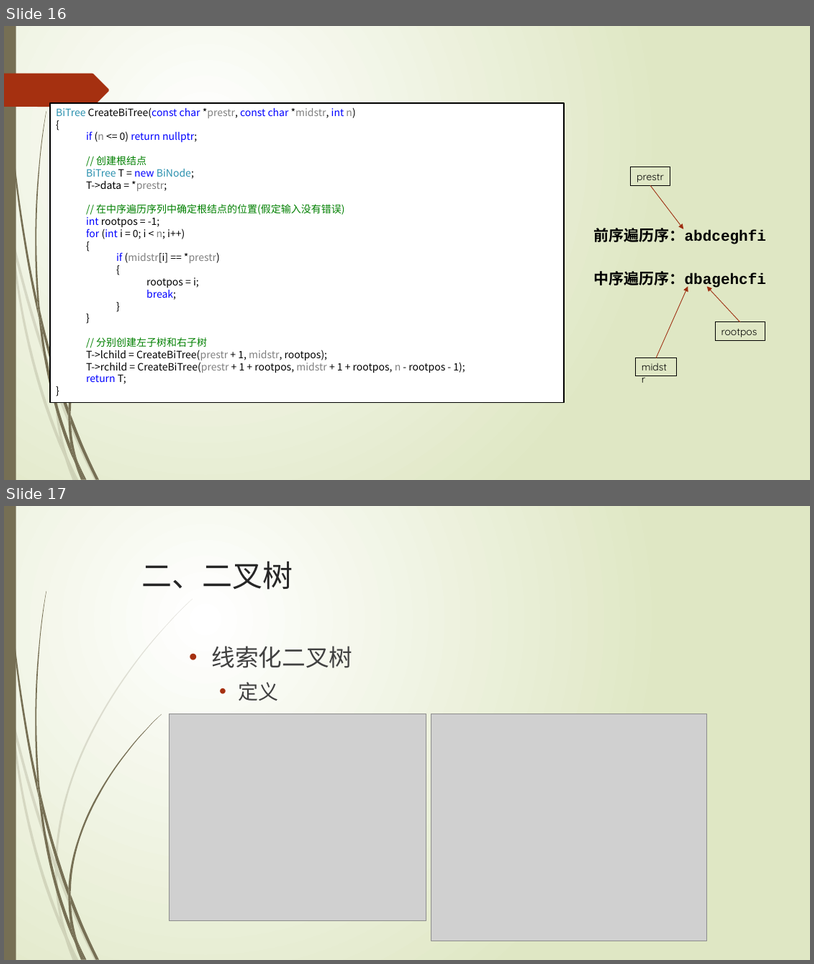
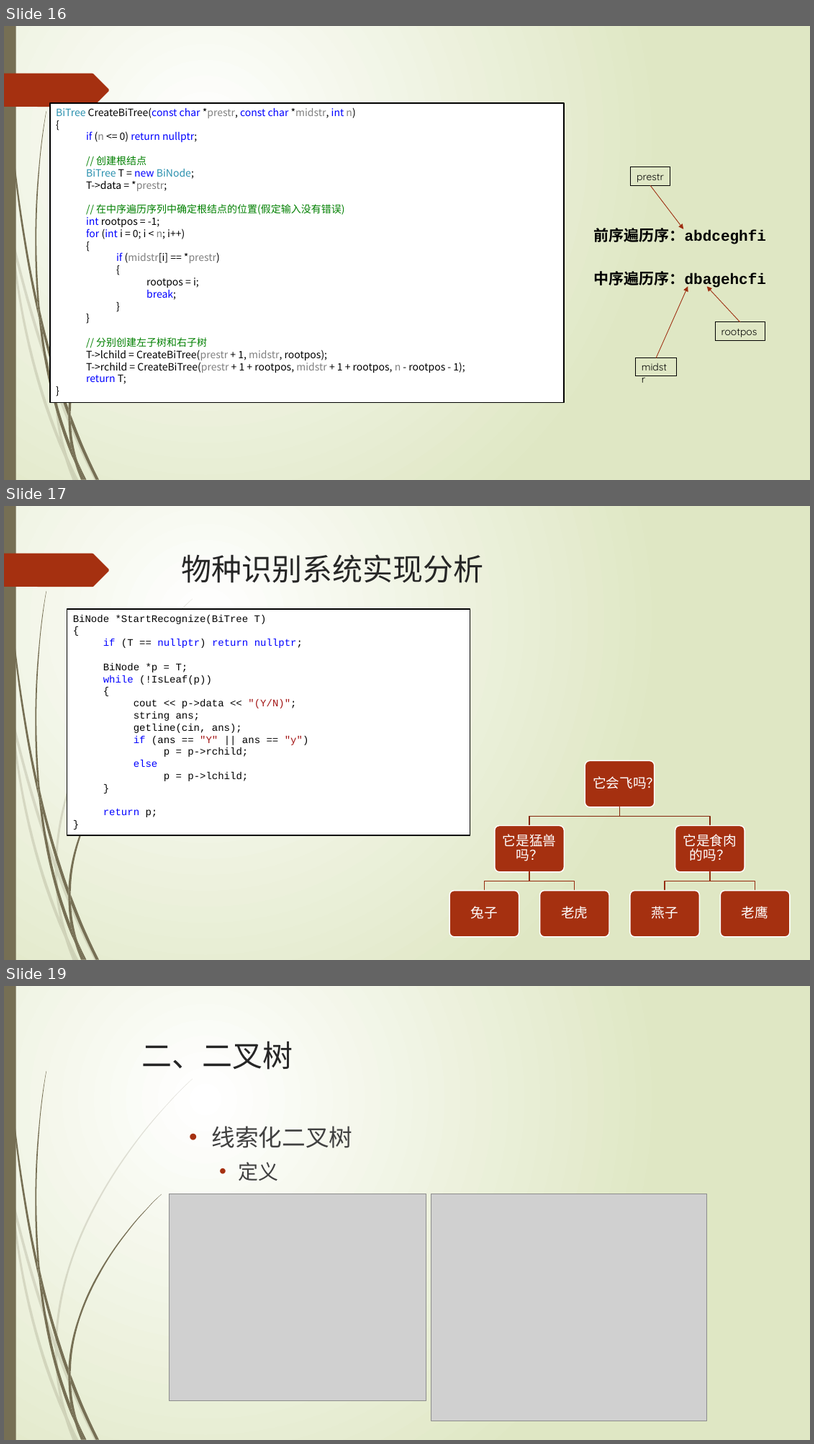
Before and after one commit to TeacherPeng/Datastruct, a slide deck: 教案/第06章 树、二叉树和森林.pptx. Shown one above the other, each under a label of ours: slides 16 and 17 before the commit, slides 16, 17 and 19 after it; the slides between them are not shown. The pictures are 814x964 and 814x1444 pixels, drawn with LibreOffice and Linux fonts; fonts in the diff are those of the drawing; grey boxes stand for pictures. Boxes give left, top, right and bottom in pixels: in the first picture for what was removed or moved away, otherwise in the second. Text is boxed around its words. In the diff, an @@ line names an element or a change of style, - is before the commit and + after.

Commit message:
教案中加入物种识别系统的分析

```diff
--- a/教案/第06章 树、二叉树和森林.pptx
+++ b/教案/第06章 树、二叉树和森林.pptx
@@ slide 17 added at bbox=[4, 506, 810, 960], background gradient #FFFFFF to #DFE8C4; not listed: 24 template elements that a slide beside it also shows @@
@@ title added at bbox=[182, 554, 484, 583], 36 pt, text #262626 @@
+物种识别系统实现分析
@@ rectangle added at bbox=[67, 609, 471, 835], fill #FFFFFF, outline #000000 1.25 pt, 12 pt, text #000000 @@
+BiNode *StartRecognize(BiTree T)
+{
+  if (T == nullptr) return nullptr;
+  BiNode *p = T;
+  while (!IsLeaf(p))
+  {
+    cout << p->data << "(Y/N)";
+    string ans;
+    getline(cin, ans);
+    if (ans == "Y" || ans == "y")
+    p = p->rchild;
+    else
+    p = p->lchild;
+  }
+  return p;
+}
@@ group added at bbox=[450, 761, 790, 937]: 7 rounded rectangles, 7 texts, 6 freeform shapes @@
+它会飞吗？
+它是猛兽吗？
+兔子
+老虎
+它是食肉的吗？
+燕子
+老鹰
@@ what was slide 17 is now slide 19 @@
```
Also in this commit, not shown: 1 other slide added, 1 other file.
